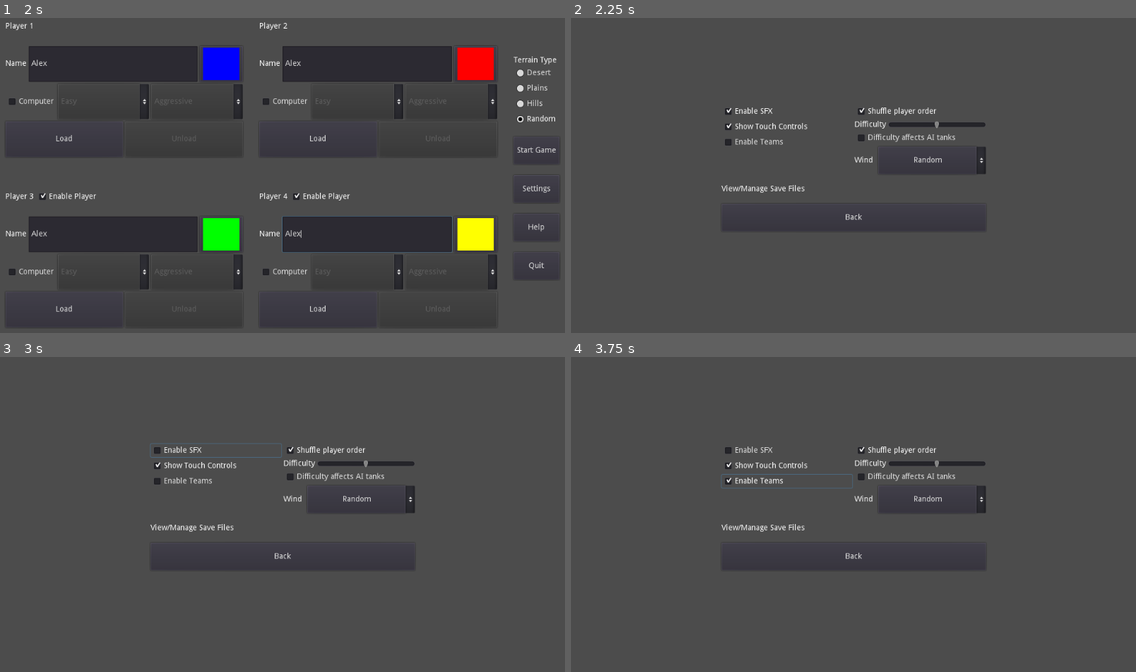
Above: before the commit, frames 1-4 (two rows, left to right).
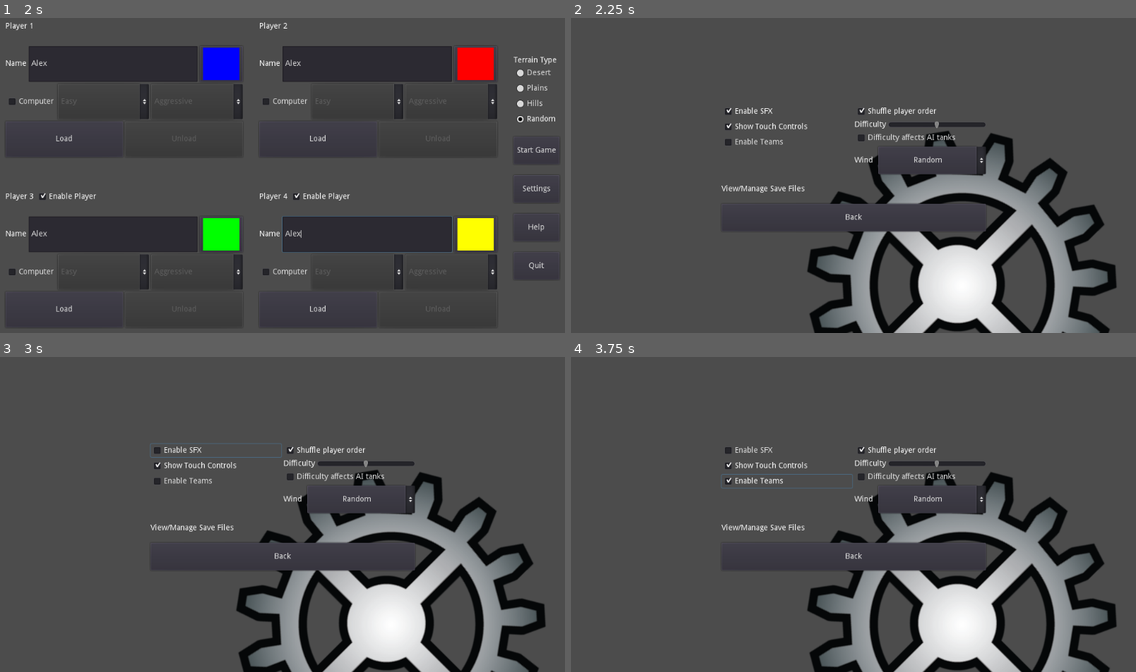
Above: after the commit, the same moments.

Repository: Arc676/Tanks-Godot
Game: Godot game, scene res://Scenes/Screens/Main Menu.tscn
The game is run twice, just before and just after one commit, with the same random seed, the same clock (stepped at 60 frames per second) and the same inputs.
Inputs (mouse positions are in pixels of both pictures, inside the frame that each line leads up to):
- Up to frame 1 (2 s): click (113, 65) at 0.52 s; type "Alex" at 0.6 s; click (113, 235) at 0.75 s; type "Alex" at 0.83 s; click (367, 65) at 0.98 s; type "Alex" at 1.07 s; click (367, 235) at 1.27 s; type "Alex" at 1.35 s
- Up to frame 2 (2.25 s): click "Settings" at 2 s
- Up to frame 3 (3 s): click "Enable SFX" at 2.75 s
- Up to frame 4 (3.75 s): click "Enable Teams" at 3.5 s

Frame 1 is identical in both runs. In frame 2, 18% of the frame differs, in the area x 41-97%, y 35-100%; in frame 3, 18%; in frame 4, 18%.

Commit message:
Add background to settings screen

Diff:
--- a/Scenes/Screens/Settings.tscn
+++ b/Scenes/Screens/Settings.tscn
@@ -1,11 +1,26 @@
-[gd_scene load_steps=2 format=2]
+[gd_scene load_steps=3 format=2]
 
 [ext_resource path="res://Scripts/Screens/Settings.gd" type="Script" id=1]
+[ext_resource path="res://Textures/BG/Settings.png" type="Texture" id=2]
 
 [node name="Settings" type="Control"]
 anchor_right = 1.0
 anchor_bottom = 1.0
 script = ExtResource( 1 )
+__meta__ = {
+"_edit_use_anchors_": false
+}
+
+[node name="Background" type="TextureRect" parent="."]
+anchor_left = 1.0
+anchor_top = 1.0
+anchor_right = 1.0
+anchor_bottom = 1.0
+margin_left = -1024.0
+margin_top = -600.0
+texture = ExtResource( 2 )
+expand = true
+stretch_mode = 4
 __meta__ = {
 "_edit_use_anchors_": false
 }
Binary file added: Textures/BG/Cog Sprites 2_0.png
Binary file added: Textures/BG/Settings.png
Not shown, changed: CREDITS
Not shown, added: XCFs/BG/Settings.xcf
